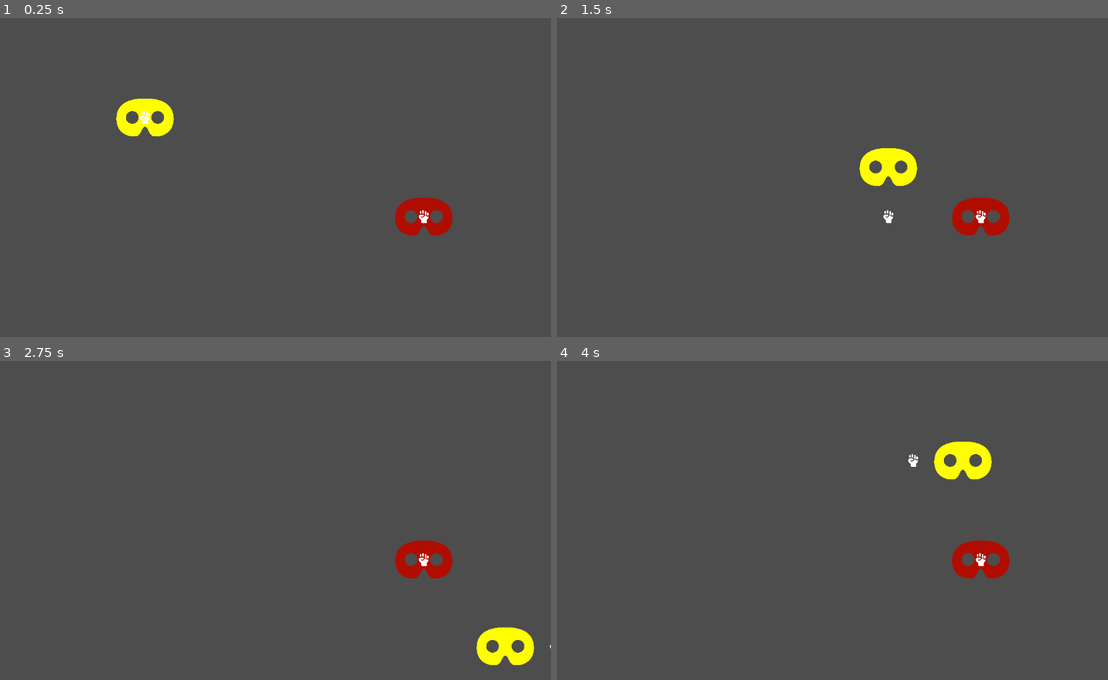
Above: before the commit, frames 1-4 (two rows, left to right).
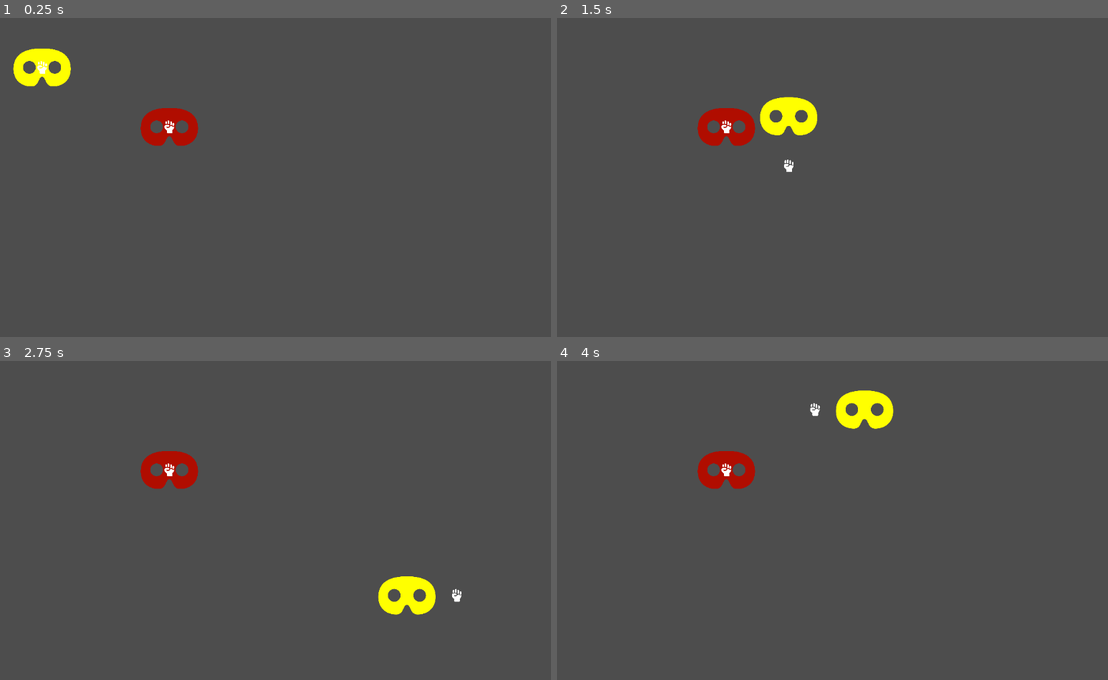
Above: after the commit, the same moments.

Repository: DeepRestGames/global-game-jam-2026
Game: Godot game, scene res://Scenes/SampleScene.tscn
Same seed, same stepped clock (60 frames per second), same inputs: the game is played once before the commit and once after it.
Inputs (mouse positions are in pixels of both pictures, inside the frame that each line leads up to):
- Up to frame 1 (0.25 s): no input
- Up to frame 2 (1.5 s): tap Enter at 0.5 s; move the mouse to (948, 161) at 0.52 s; press the mouse at (948, 161) at 0.53 s; hold D (move_right) 0.53-1.28 s; move the mouse to (705, 193) at 1.27 s; release the mouse at (705, 193) at 1.28 s; hold S (move_down) from 1.28 s (still down); click (705, 193) at 1.35 s
- Up to frame 3 (2.75 s): move the mouse to (319, 450) at 2.02 s; release S (move_down) at 2.03 s; press the mouse at (319, 450) at 2.03 s; hold D (move_right) from 2.03 s (still down)
- Up to frame 4 (4 s): move the mouse to (793, 584) at 2.77 s; release D (move_right) at 2.78 s; release the mouse at (793, 584) at 2.78 s; hold W (move_up) 2.78-3.53 s; click (793, 584) at 2.85 s; move the mouse to (992, 568) at 3.52 s; press the mouse at (992, 568) at 3.53 s; hold A (move_left) from 3.53 s (still down)

The runs differ from the first frame. In frame 1, 3.3% of the frame differs, in the area x 2-83%, y 9-69%; in frame 2, 3.7%; in frame 3, 3.6%; in frame 4, 3.7%, in the area x 25-83%, y 9-69%.

Commit message:
fixed knockback and weird collision bug

Diff:
--- a/global-game-jam-2026/Scenes/SampleScene.tscn
+++ b/global-game-jam-2026/Scenes/SampleScene.tscn
@@ -5,9 +5,9 @@
 [node name="SampleScene" type="Node2D" unique_id=1544376465]
 
 [node name="Player" parent="." unique_id=881583183 instance=ExtResource("1_tvwqd")]
-position = Vector2(335, 205)
+position = Vector2(128, 104)
 
 [node name="Player2" parent="." unique_id=251274839 instance=ExtResource("1_tvwqd")]
-position = Vector2(896, 405)
+position = Vector2(384, 224)
 player_color = Color(0.6901961, 0.050980393, 0, 1)
 is_player_dummy = true
--- a/global-game-jam-2026/features/player/player.tscn
+++ b/global-game-jam-2026/features/player/player.tscn
@@ -13,6 +13,7 @@
 radius = 16.0
 
 [node name="Player" type="CharacterBody2D" unique_id=881583183]
+motion_mode = 1
 script = ExtResource("1_sjcu7")
 
 [node name="Sprite2D" type="Sprite2D" parent="." unique_id=1023717745]
--- a/global-game-jam-2026/scripts/player/player.gd
+++ b/global-game-jam-2026/scripts/player/player.gd
@@ -13,12 +13,14 @@
 @export var player_color: Color = Color.YELLOW
 @export var move_speed : float = 500
 @export var attack_radius: float = 100
-@export var knockback_strength: float = 25
+@export var knockback_strength: float = 4000
+@export var knockback_falloff: float = 0.75
 @export var input_vector_deadzone : float = -1;
 @export var is_player_dummy = false
 #endregion
 #region Regular Variables
 var _is_stunned = false
+var _knockback_direction = Vector2.ZERO
 #endregion
 #region @onready Variables
 @onready var sprite_2d: Sprite2D = $Sprite2D
@@ -31,8 +33,11 @@
 	sprite_2d.self_modulate = player_color
 
 
-func _physics_process(delta):
-	_move(delta)
+func _physics_process(_delta):
+	velocity = Vector2.ZERO
+	_handle_movement()
+	_handle_knockback()
+	move_and_slide()
 
 
 func _unhandled_input(event: InputEvent) -> void:
@@ -52,16 +57,23 @@
 func get_hit(direction):
 	print("%s got hit" % self)
 	_is_stunned = true
-	velocity += direction * knockback_strength
+	_knockback_direction = direction
 
-func _move(delta):
+func _handle_movement():
+	var input_vector = Input.get_vector("move_left", "move_right", "move_up", "move_down", input_vector_deadzone)
+	if !is_player_dummy and input_vector != Vector2.ZERO:
+		attack_area.position = input_vector.normalized() * attack_radius
+
 	if !is_player_dummy and !_is_stunned:
-		var input_vector = Input.get_vector("move_left", "move_right", "move_up", "move_down", input_vector_deadzone)
-		if input_vector != Vector2.ZERO:
-			attack_area.position = input_vector.normalized() * attack_radius
-
 		velocity = input_vector * move_speed
 
-	move_and_slide()
 
+func _handle_knockback():
+	if _knockback_direction == Vector2.ZERO: return
+
+	velocity += _knockback_direction * knockback_strength
+
+	_knockback_direction *= knockback_falloff
+	if is_zero_approx(velocity.length()):
+		_knockback_direction = Vector2.ZERO
 #endregion
